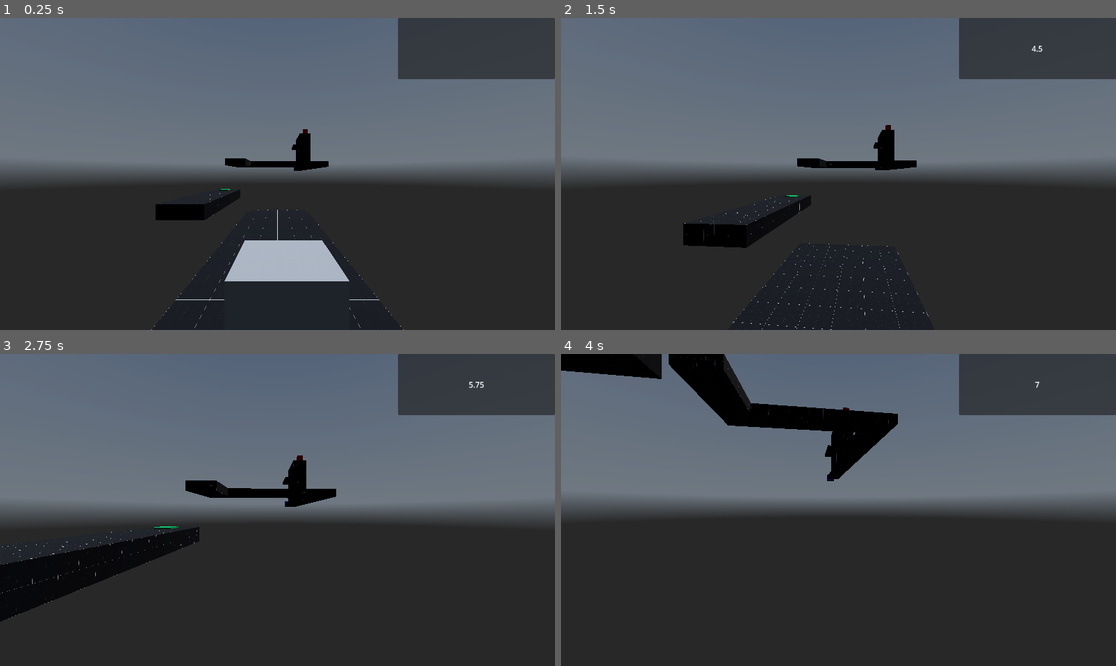
Above: before the commit, frames 1-4 (two rows, left to right).
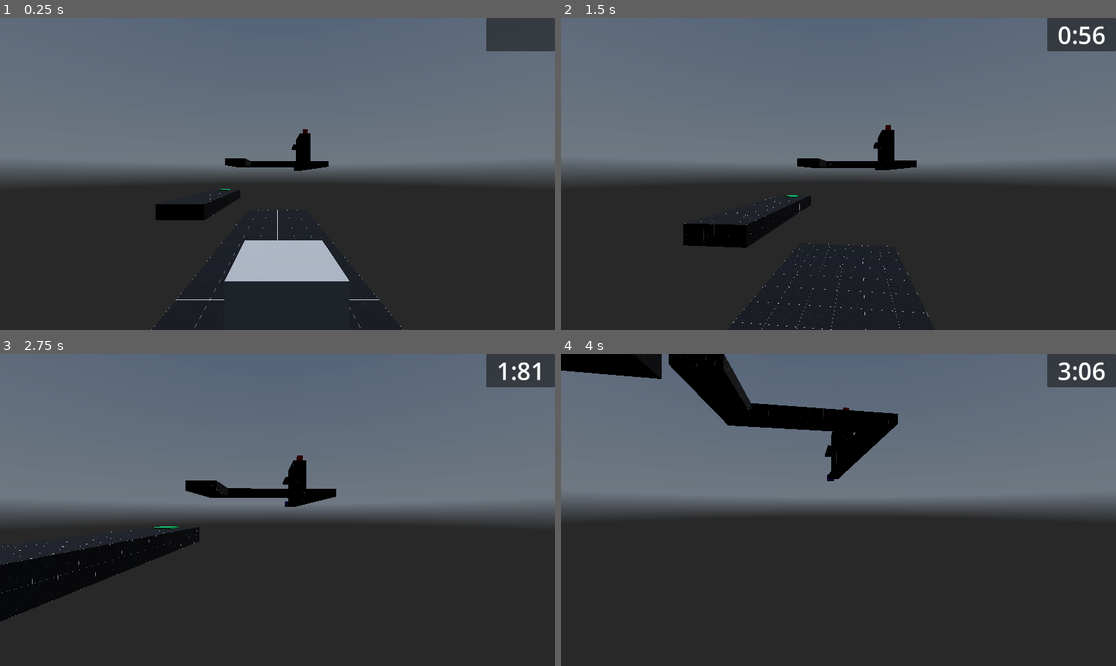
Above: after the commit, the same moments.

Repository: BreadDemon/Schmovement
Game: Godot game, scene res://nodes/levels/test_map.tscn
The game is run twice, just before and just after one commit, with the same random seed, the same clock (stepped at 60 frames per second) and the same inputs. This scene is started directly instead of the project's main scene. A sky picture missing from this copy of the repository is replaced by a grey-blue gradient.
Inputs (mouse positions are in pixels of both pictures, inside the frame that each line leads up to):
- Up to frame 1 (0.25 s): no input
- Up to frame 2 (1.5 s): move the mouse to (866, 174) at 0.52 s; hold Ctrl (Crouch) 0.53-1.28 s; hold W (forward) from 0.53 s (still down); tap Space (Jump) at 0.77 s; move the mouse to (810, 174) at 1.27 s; tap Shift (Sprint) at 1.35 s
- Up to frame 3 (2.75 s): keep holding W (forward); tap Space (Jump) at 1.52 s; move the mouse to (288, 503) at 2.02 s; hold Ctrl (Crouch) from 2.03 s (still down)
- Up to frame 4 (4 s): keep holding W (forward); move the mouse to (832, 516) at 2.77 s; release Ctrl (Crouch) at 2.78 s; tap Shift (Sprint) at 2.85 s; tap Space (Jump) at 3.02, 3.77 s; move the mouse to (877, 513) at 3.52 s; hold Ctrl (Crouch) from 3.53 s (still down)

The runs differ from the first frame. In frame 1, 4.2% of the frame differs, in the area x 71-100%, y 0-20%; in frame 2, 4.4%; in frame 3, 4.4%; in frame 4, 4.4%.

Commit message:
Timer now resets, added Global file

Diff:
--- a/src/nodes/CharacterController.tscn
+++ b/src/nodes/CharacterController.tscn
@@ -2,7 +2,7 @@
 
 [ext_resource type="Script" path="res://scripts/player.gd" id="1_0u46p"]
 [ext_resource type="PackedScene" uid="uid://d1cdc6cilif2a" path="res://nodes/menus/pause_menu.tscn" id="2_aatc2"]
-[ext_resource type="Script" path="res://scripts/Mili_seconds.gd" id="2_ebpha"]
+[ext_resource type="PackedScene" uid="uid://dxllibo2xe04" path="res://nodes/menus/Timer.tscn" id="2_cd40u"]
 
 [sub_resource type="CapsuleShape3D" id="CapsuleShape3D_cnaj6"]
 
@@ -26,19 +26,7 @@
 
 [node name="Camera3D" type="Camera3D" parent="Neck"]
 
-[node name="PanelContainer" type="PanelContainer" parent="Neck/Camera3D"]
-anchors_preset = 1
-anchor_left = 1.0
-anchor_right = 1.0
-offset_left = -326.0
-offset_bottom = 127.0
-grow_horizontal = 0
-
-[node name="Timer" type="Label" parent="Neck/Camera3D/PanelContainer"]
-layout_mode = 2
-horizontal_alignment = 1
-vertical_alignment = 1
-script = ExtResource("2_ebpha")
+[node name="Timer" parent="Neck" instance=ExtResource("2_cd40u")]
 
 [node name="RayCast3D" type="RayCast3D" parent="."]
 transform = Transform3D(1, 0, 0, 0, 1, 0, 0, 0, 1, 0, -1, 0)
--- a/src/nodes/levels/playground.tscn
+++ b/src/nodes/levels/playground.tscn
@@ -198,12 +198,12 @@
 transform = Transform3D(1, 0, 0, 0, 1, 0, 0, 0, 1, -12, 1, -4)
 PathScene = "res://nodes/levels/test_map.tscn"
 
-[node name="StartCourse" parent="." node_paths=PackedStringArray("end_course") instance=ExtResource("10_05fom")]
+[node name="StartCourse" parent="." instance=ExtResource("10_05fom")]
 transform = Transform3D(1, 0, 0, 0, 1, 0, 0, 0, 1, -7.00338, 1, 6.00146)
-end_course = NodePath("../EndCourse")
-
-[node name="EndCourse" parent="." instance=ExtResource("11_kat0f")]
+
+[node name="EndCourse" parent="." node_paths=PackedStringArray("start_course") instance=ExtResource("11_kat0f")]
 transform = Transform3D(1, 0, 0, 0, 1, 0, 0, 0, 1, -3.00338, 1, 6.00146)
+start_course = NodePath("../StartCourse")
 
 [node name="EndCourse2" parent="." instance=ExtResource("11_kat0f")]
 transform = Transform3D(1, 0, 0, 0, 1, 0, 0, 0, 1, -4.00338, 1, 9.00146)
--- /dev/null
+++ b/src/nodes/menus/Timer.tscn
@@ -0,0 +1,22 @@
+[gd_scene load_steps=2 format=3 uid="uid://dxllibo2xe04"]
+
+[ext_resource type="Script" path="res://scripts/Mili_seconds.gd" id="1_0wx5u"]
+
+[node name="Timer" type="CanvasLayer"]
+
+[node name="PanelContainer" type="PanelContainer" parent="."]
+anchors_preset = 1
+anchor_left = 1.0
+anchor_right = 1.0
+offset_left = -143.0
+offset_bottom = 69.0
+grow_horizontal = 0
+size_flags_horizontal = 8
+size_flags_vertical = 0
+
+[node name="Timer" type="Label" parent="PanelContainer"]
+layout_mode = 2
+theme_override_font_sizes/font_size = 50
+horizontal_alignment = 1
+vertical_alignment = 1
+script = ExtResource("1_0wx5u")
--- a/src/project.godot
+++ b/src/project.godot
@@ -14,6 +14,10 @@
 run/main_scene="res://nodes/menus/game_menu.tscn"
 config/features=PackedStringArray("4.2", "Forward Plus")
 config/icon="res://icon.svg"
+
+[autoload]
+
+Global="*res://scripts/global.gd"
 
 [editor_plugins]
 
--- a/src/scripts/Mili_seconds.gd
+++ b/src/scripts/Mili_seconds.gd
@@ -1,14 +1,24 @@
 extends Label
 
-var start_time: int
+var start_time = Global.start_time
 @export var running: bool = false
 
-func _ready():
+func _physics_process(delta):
 	if running:
-		start_time = Time.get_ticks_msec()
-		set_process(true)
+		start_time = float(start_time) + delta
+		update()
 
-func _process(delta):
+func update():
 	if running:
-		var current_time: float = Time.get_ticks_msec() - start_time
-		text = str(current_time/1000)
+		var formatted_time = str(start_time)
+		var decimal_index = formatted_time.find(".")
+		if decimal_index > 0:
+			formatted_time = formatted_time.left(decimal_index + 3)  # Take only two decimal places
+
+		Global.start_time = formatted_time
+		text = formatted_time.replace(".", ":")
+
+func reset():
+	start_time = 0.0
+	Global.start_time = str(start_time)
+	update()
--- a/src/scripts/end_course.gd
+++ b/src/scripts/end_course.gd
@@ -1,8 +1,9 @@
 extends Node3D
 class_name EndCourse
 
+@export var start_course: StartCourse
 
 func _on_body_entered(body):
 	if body is Player:
-		var timer = body.get_node("Neck/Camera3D/PanelContainer/Timer")
+		var timer = body.get_node("Neck/Timer").get_child(0).get_child(0)
 		timer.running = false
--- /dev/null
+++ b/src/scripts/global.gd
@@ -0,0 +1,3 @@
+extends Node
+
+var start_time = 0
--- a/src/scripts/start_course.gd
+++ b/src/scripts/start_course.gd
@@ -1,9 +1,9 @@
 extends Node3D
 class_name StartCourse
 
-@export var end_course: EndCourse
-
 func _on_body_entered(body):
 	if body is Player:
-		var timer = body.get_node("Neck/Camera3D/PanelContainer/Timer")
+		Global.start_time = str(0.0)
+		var timer = body.get_node("Neck/Timer").get_child(0).get_child(0)
+		timer.reset()
 		timer.running = true
